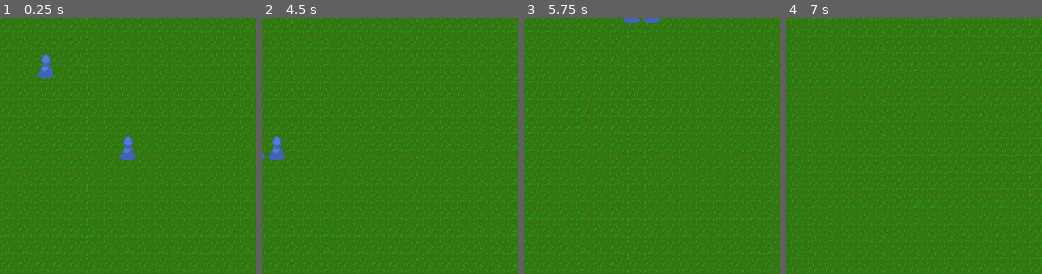
Above: before the commit, frames 1-4 (left to right).
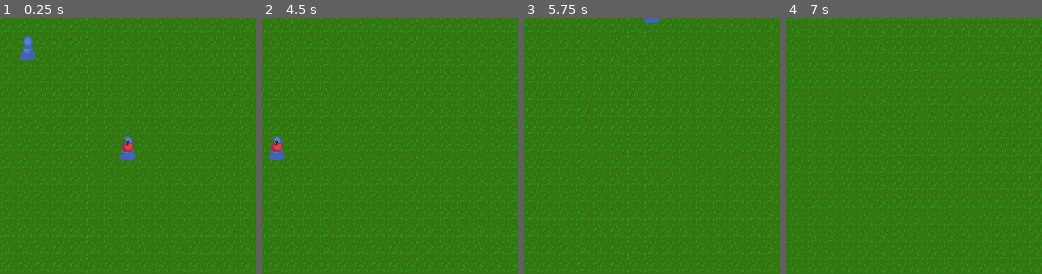
Above: after the commit, the same moments.

Repository: Branchlet-ANS/ldjam48
Game: Godot game, scene res://Main.tscn
The game is run twice, just before and just after one commit, with the same random seed, the same clock (stepped at 60 frames per second) and the same inputs.
Inputs (mouse positions are in pixels of both pictures, inside the frame that each line leads up to):
- Up to frame 1 (0.25 s): no input
- Up to frame 2 (4.5 s): move the mouse to (446, 133) at 0.52 s; hold D (ui_right) 0.53-1.28 s; click (446, 133) at 0.67 s; move the mouse to (338, 158) at 1.27 s; hold S (ui_down) 1.28-2.03 s; click (338, 158) at 1.42 s; move the mouse to (415, 89) at 2.02 s; hold D (ui_right) 2.03-2.78 s; click (415, 89) at 2.17 s; move the mouse to (377, 197) at 2.77 s; hold W (ui_up) 2.78-3.53 s; click (377, 197) at 2.92 s; move the mouse to (466, 184) at 3.52 s; hold A (ui_left) from 3.53 s (still down); click (466, 184) at 3.67 s; move the mouse to (313, 107) at 4.27 s; click (313, 107) at 4.42 s
- Up to frame 3 (5.75 s): move the mouse to (664, 146) at 5.02 s; release A (ui_left) at 5.03 s; hold S (ui_down) from 5.03 s (still down); click (664, 146) at 5.17 s
- Up to frame 4 (7 s): move the mouse to (875, 82) at 5.77 s; release S (ui_down) at 5.78 s; hold D (ui_right) 5.78-6.53 s; click (875, 82) at 5.92 s; move the mouse to (970, 133) at 6.52 s; hold W (ui_up) from 6.53 s (still down); click (970, 133) at 6.67 s

The runs differ from the first frame. In frame 1, 0.9% of the frame differs, in the area x 7-52%, y 7-53%; in frame 2, 0.2%; in frame 3, 0.1%; in frame 4, nothing differs.

Commit message:
Edit Character states and interactables

Diff:
--- a/godot/Character.gd
+++ b/godot/Character.gd
@@ -5,22 +5,54 @@
 onready var scene_item = preload("res://Item.gd")
 onready var collision_shape = $"CollisionShape2D"
 
+enum STATE {
+	idle,
+	target,
+	job
+}
+
 var inventory : Inventory = Inventory.new()
-var state : int
+var _state : int
 var velocity : Vector2 = Vector2(0, 0)
 var target : Vector2 = Vector2(0, 0)
 var speed : float = 100
+var jobs : Array = []
 
 func _init():
 	pass
 
+func _process(delta):
+	if get_state() == STATE.idle and jobs.size() > 0:
+		set_state(STATE.job)
+	if get_state() == STATE.job:
+		if jobs.size() > 0 and is_instance_valid(jobs[0]):
+			target = jobs[0].transform.origin
+		else:
+			set_state(STATE.idle)
+
 func _physics_process(delta):
-	velocity = transform.origin.direction_to(target) * speed
-	velocity = move_and_slide(velocity)
-	if transform.origin.distance_to(target) < speed * delta:
-		target = transform.origin
+	if get_state() == STATE.target or get_state() == STATE.job:
+		velocity = transform.origin.direction_to(target) * speed
+		velocity = move_and_slide(velocity)
+		if transform.origin.distance_to(target) < speed * delta:
+			if get_state() == STATE.job:
+				if jobs.size() > 0 and is_instance_valid(jobs[0]):
+					jobs[0].queue_free()
+				jobs.pop_front()
+			set_state(STATE.idle)
 
 func _on_Area2D_body_entered(body):
 	if body.get_filename() == "res://Gatherable.tscn":
 		inventory.add(body.item)
 		body.queue_free()
+
+func add_job(interactable):
+	jobs.append(interactable)
+
+func get_state():
+	return _state
+
+func set_state(state):
+	_state = state
+	if (state == STATE.idle):
+		target = transform.origin
--- a/godot/God.gd
+++ b/godot/God.gd
@@ -10,7 +10,7 @@
 
 func _unhandled_input(event):
 	if event is InputEventMouseButton:
-		if(event.get_button_index() == 1):
+		if(event.get_button_index() == 2):
 			if(event.is_pressed()):
 				select_pos_start = camera.screen_position(event)
 				select_pressed = true
@@ -26,14 +26,14 @@
 							max(select_pos_start.y, select_pos_end.y) - min(select_pos_start.y, select_pos_end.y)).intersects(
 								Rect2(character.position, character.collision_shape.shape.get_extents()))):
 						selected_characters.append(character)
-				for interactable in get_parent().interactables:
-					if (interactable.transform.origin - event.position).length() < 8:
-						interact(interactable)
-						break
-
-		elif(event.get_button_index() == 2):
+		elif(event.get_button_index() == 1):
+			for interactable in get_parent().get_interactables():
+				if (interactable.transform.origin - camera.screen_position(event)).length() < 16:
+					interact(interactable)
+					return
 			for character in selected_characters:
 				character.target = camera.screen_position(event)
+				character.set_state(character.STATE.target)
 
 func interact(interactable):
 	for character in get_parent().characters:
--- /dev/null
+++ b/godot/InteractableTest.tscn
@@ -0,0 +1,8 @@
+[gd_scene load_steps=2 format=2]
+
+[ext_resource path="res://assets/items/apple.png" type="Texture" id=1]
+
+[node name="Node2D" type="Node2D"]
+
+[node name="Sprite" type="Sprite" parent="."]
+texture = ExtResource( 1 )
--- a/godot/Main.gd
+++ b/godot/Main.gd
@@ -4,6 +4,8 @@
 
 onready var scene_gatherable = preload("res://Gatherable.tscn")
 onready var scene_character = preload("res://Character.tscn")
+onready var scene_interactable = preload("res://InteractableTest.tscn")
+
 onready var god : God = $God
 
 var characters : Array = []
@@ -15,7 +17,9 @@
 #	add_child(item)
 	add_character(0, 0)
 	add_character(-100, -100)
-
+	var interactable = scene_interactable.instance()
+	add_child(interactable)
+	interactables.append(interactable)
 
 func add_character(x : int, y : int) -> Character:
 	var character = scene_character.instance()
@@ -23,3 +27,12 @@
 	characters.append(character)
 	add_child(character)
 	return character
+
+func get_interactables():
+	var i = 0
+	while i < interactables.size():
+		if (!is_instance_valid(interactables[i])):
+			interactables.erase(interactables[i])
+			i -= 1
+		i += 1
+	return interactables
